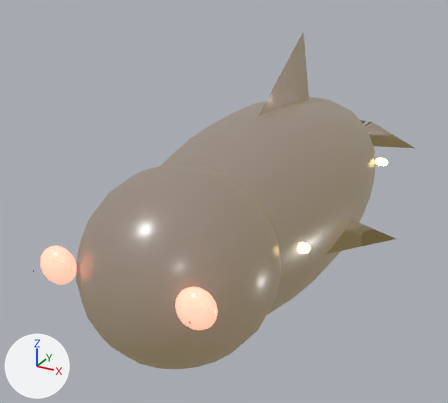
The glTF model assets/models/ocean/fish/lantern-guillotine.glb as it was, and as the next commit left it.
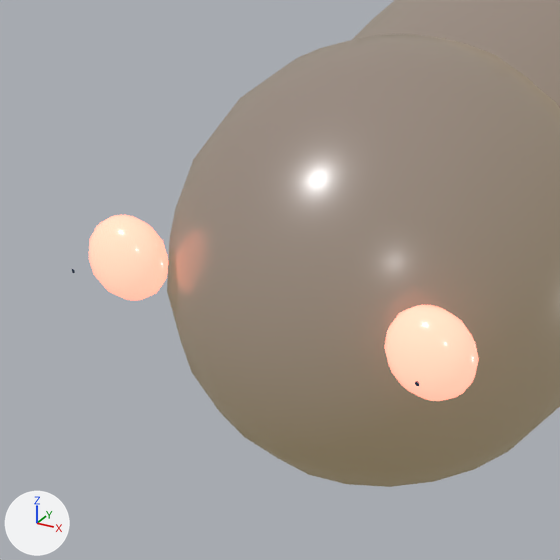
There are two pictures of each version: one whole from a 50 mm lens placed at (1.75, -3.83, 1.81), pointed at (-0.34, -0.04, -0.09), one close up on the part from 0% to 57% of the width and 37% to 100% of the height. The lights are fixed; the arrows at lower left show +X, +Y and +Z. The last two pictures show the newer version. Where no turn or scale is listed for an object, it has been applied to the vertices.

The first close-up shows 'body', 'head', 'weak-point-eye--1', 'weak-point-eye-1'.
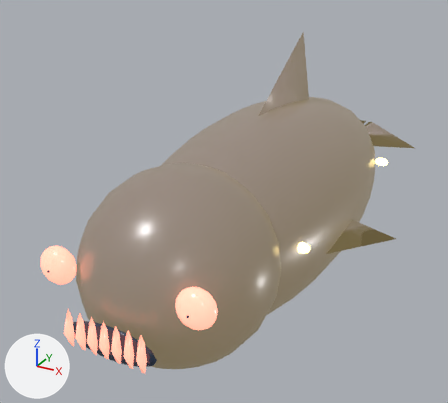
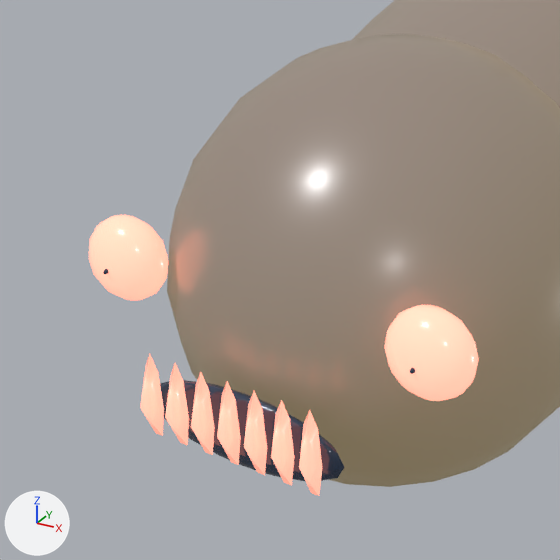
Where the newer file only moved an object's origin or applied its transform, the numbers keep the older frame.

Where the change shows, as pixel boxes (x1, y1, x2, y2) in the close-ups (560 x 560 px):
'mouth', added: after (160, 380, 344, 481)
'fang-3', added: after (299, 410, 322, 496)
'fang-2', added: after (271, 400, 295, 485)
'fang-1', added: after (244, 391, 267, 475)
'fang-0', added: after (217, 381, 241, 465)
'fang--1', added: after (191, 372, 215, 455)
'fang--2', added: after (165, 363, 189, 445)
'fang--3', added: after (140, 354, 164, 436)

Patch to the scene script:
```diff
--- a/assets/models/ocean/fish/lantern-guillotine.glb.py
+++ b/assets/models/ocean/fish/lantern-guillotine.glb.py
@@ me_sphere_070_1 @@
+me_sphere_070_1.from_pydata(...)  # 114 vertices, 224 faces; spans x -0.28..0.28, y -0.035..0.035, z -0.1..0.1
+me_sphere_070_1.materials.append(mat_lantern_guillotine_pupil)  # dark blue #26354b
@@ me_cone_103 @@
+me_cone_103.from_pydata([(0.0, 0.025, 0.12), (0.02, 0.025, 0.075), (0.024, 0.025, -0.027), (0.011, 0.025, -0.108), (-0.011, 0.025, -0.108), (-0.024, 0.025, -0.027), (-0.02, 0.025, 0.075), (0.0, -0.025, 0.0)], [], [(0, 7, 1), (1, 7, 2), (2, 7, 3), (3, 7, 4), (4, 7, 5), (6, 0, 1), (1, 2, 3), (3, 4, 5), (5, 6, 1), (1, 3, 5), (5, 7, 6), (6, 7, 0)])
+me_cone_103.materials.append(mat_lantern_guillotine_eye)  # pink #ff9b86, glowing pink #ff9b86
@@ ob_mouth @@
+ob_mouth = bpy.data.objects.new('mouth', me_sphere_070_1)
+ob_mouth.location = (0.0, -1.834, -0.11)
@@ ob_fang__3 @@
+ob_fang__3 = bpy.data.objects.new('fang--3', me_cone_103)
+ob_fang__3.location = (-0.225, -1.899, -0.07)
@@ ob_fang__2 @@
+ob_fang__2 = bpy.data.objects.new('fang--2', me_cone_103.copy())
+ob_fang__2.location = (-0.15, -1.899, -0.07)
@@ ob_fang__1 @@
+ob_fang__1 = bpy.data.objects.new('fang--1', me_cone_103.copy())
+ob_fang__1.location = (-0.075, -1.899, -0.07)
@@ ob_fang_3 @@
+ob_fang_3 = bpy.data.objects.new('fang-3', me_cone_103.copy())
+ob_fang_3.location = (0.225, -1.899, -0.07)
@@ ob_fang_2 @@
+ob_fang_2 = bpy.data.objects.new('fang-2', me_cone_103.copy())
+ob_fang_2.location = (0.15, -1.899, -0.07)
@@ ob_fang_1 @@
+ob_fang_1 = bpy.data.objects.new('fang-1', me_cone_103.copy())
+ob_fang_1.location = (0.075, -1.899, -0.07)
@@ ob_fang_0 @@
+ob_fang_0 = bpy.data.objects.new('fang-0', me_cone_103.copy())
+ob_fang_0.location = (0.0, -1.899, -0.07)
```
